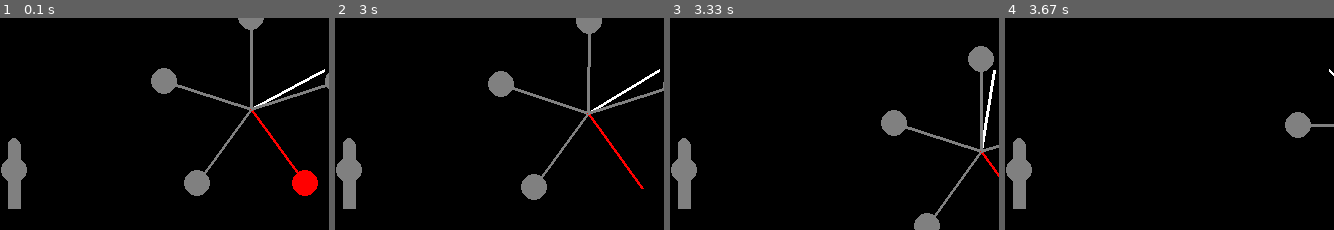
Above: before the commit, frames 1-4 (left to right).
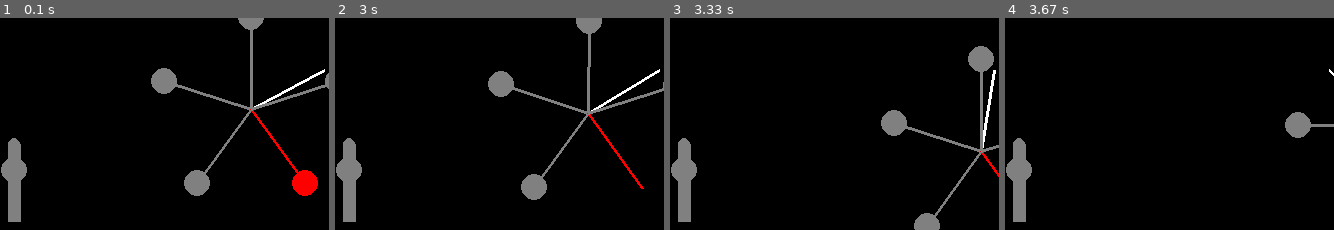
Above: after the commit, the same moments.

Repository: Alexanderallenbrown/deathstar_simulator
Game: pygame game, started from source/deathstargame_pygame_threads.py
Two runs of this game, one before a commit and one after it. Both use one fixed random seed, a clock stepped at 60 frames per second and the inputs below. The source is Python 2; it was converted automatically to run under Python 3.
Inputs (mouse positions are % of the whole screen's width and height, from its top left):
- Up to frame 1 (0.1 s): no input
- Up to frame 2 (3 s): click (45, 74) at 2.88 s
- Up to frame 3 (3.33 s): click (78, 62) at 3.22 s
- Up to frame 4 (3.67 s): click (72, 36) at 3.55 s
The pictures show only the part of the screen within x 1-51%, y 32-82%; the shares and areas given below are measured in that part.

The runs differ from the first frame. In frame 1, 0.2% of the frame differs, in the area x 2-7%, y 90-97%; in frame 2, 0.2%; in frame 3, 0.2%; in frame 4, 0.2%.

Commit message:
Update deathstargame_pygame_threads.py
activator popper works with a fixed delay. Plan to update delay to be keyboard-adjustable etc.

Diff:
--- a/source/deathstargame_pygame_threads.py
+++ b/source/deathstargame_pygame_threads.py
@@ -264,7 +264,7 @@
         #draw the activator popper
         if self.activator_hit is not 1:
             pygame.draw.circle(self._display_surf, grey, (self.actx,self.acty), self.actplateradius, 0)
-            pygame.draw.rect(self._display_surf, grey, (self.actx-int(self.actplateradius/2),self.acty-2*self.actplateradius,self.actplateradius,self.actplateradius*5.0), 0)
+            pygame.draw.rect(self._display_surf, grey, (self.actx-int(self.actplateradius/2),self.acty-2*self.actplateradius,self.actplateradius,self.actplateradius*6.0), 0)
             pygame.draw.circle(self._display_surf, grey, (self.actx,self.acty-2*self.actplateradius), int(self.actplateradius/2.), 0)
         #pygame.draw.rect(self._display_surf, grey, (self.actx-self.actplateradius*.4,self.acty,self.actplateradius,self.actplateradius*3.0), 0)
         #pygame.draw.rect(self._display_surf, grey, (self.actx-self.actplateradius*.4,self.acty-self.actplateradius,self.actplateradius*1.5,self.actplateradius*3.0), 0)
